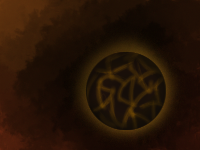
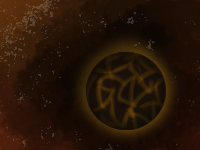
Layered file, before and after one edit (200 × 150). Changes by layer:
added layer "Layer 5" (16%) above "Background" over [0, 0, 200, 150]
